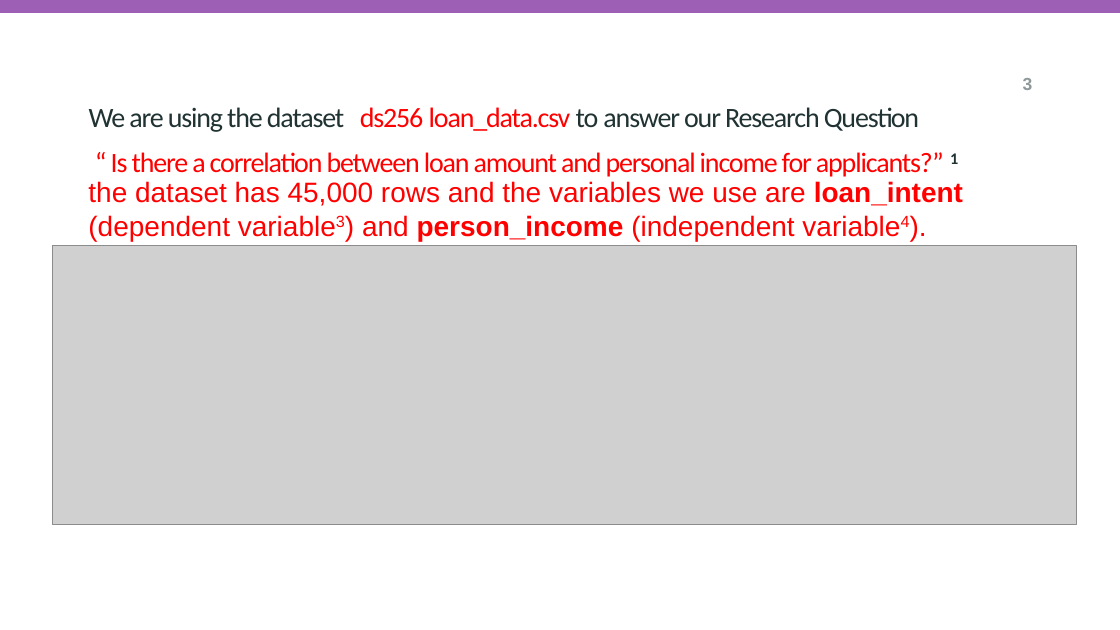
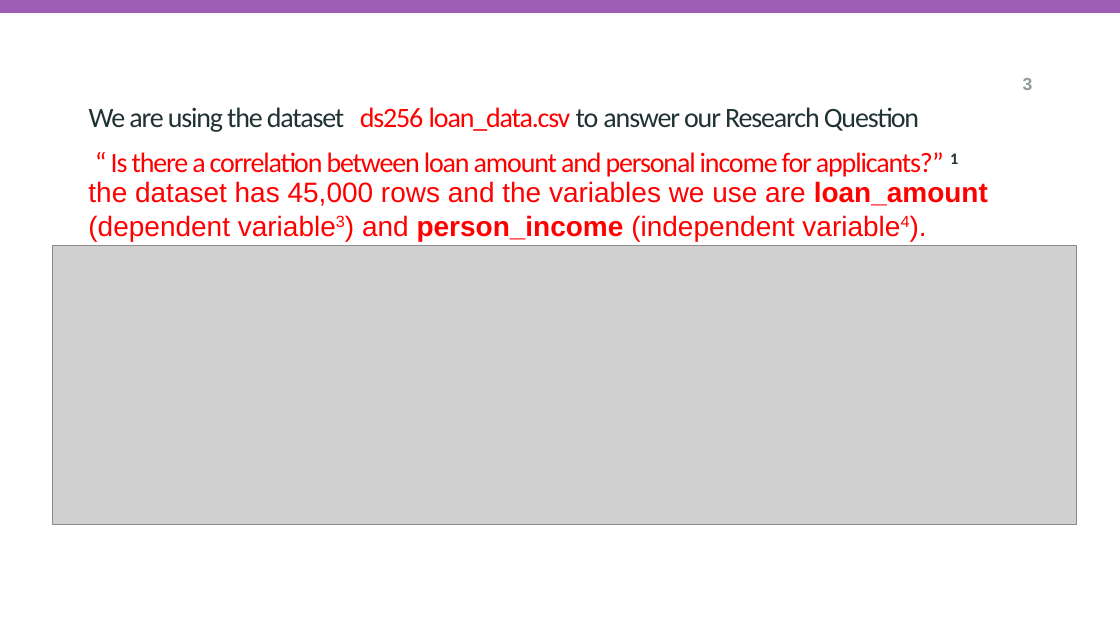
Before and after one commit to Killmonger501/GroupA5-LoanData-, a slide deck: slide 3 of vis_and_analysis_student_demo_template.pptx. Drawn at 1120x630 pixels with LibreOffice and Linux fonts; fonts in the diff are those of the drawing; grey boxes stand for pictures; background and template pictures are left out. Boxes give left, top, right and bottom in pixels: in the first picture for what was removed or moved away, otherwise in the second. Text is boxed around its words. In the diff, an @@ line names an element or a change of style, - is before the commit and + after.

Commit message:
Corrected the dependent variable in vis_and_analysis_student_demo_template

```diff
--- a/vis_and_analysis_student_demo_template.pptx
+++ b/vis_and_analysis_student_demo_template.pptx
@@ text at bbox=[88, 181, 988, 241]: text changed @@
-the dataset has 45,000 rows and the variables we use are loan_intent (dependent variable3) and person_income (independent variable4).
+the dataset has 45,000 rows and the variables we use are loan_amount (dependent variable3) and person_income (independent variable4).
```
Also in this commit, not shown: 1 other file.
